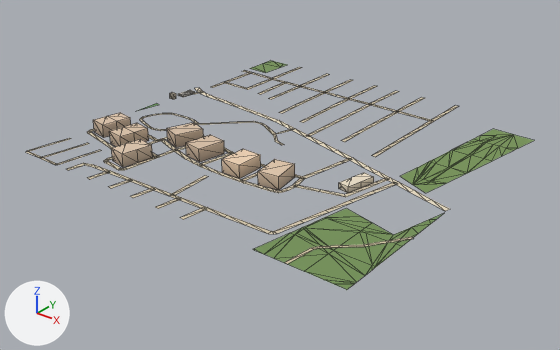
Two versions of the glTF model public/assets/bengaluru-region-v1/tiles/t20_-25-l0.glb, one commit apart.
One viewpoint serves both versions: a camera (50 mm lens) standing at (10829.0, -13011.0, 412.0) and looking at (10247.0, -12283.0, -39.0). Every picture has the same lights, and +X, +Y and +Z are marked at lower left. The older version comes first. Mesh edges are drawn as thin lines.

In view in the first picture: 'building', 'ground'.
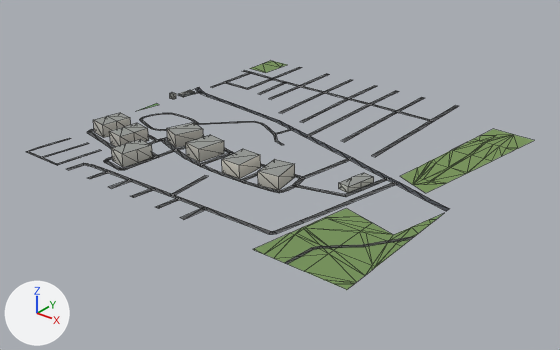
The change, as a list of edits to the scene's bpy script:
```text
Change me_building:
    used by ob_building; location = (10000.0, -12500.0, 0.0)
    remove me_building.from_pydata(...)  # 108 vertices, 140 faces; spans x -2.0..398.0, y 49.0..298.0, z 0.0..18.0
    add me_building.from_pydata(...)  # 108 vertices, 172 faces; spans x -2.0..398.0, y 49.0..298.0, z 0.0..18.0
    me_building part 1: 140 kept faces spanning x -2.0..398.0, y 49.0..298.0, z 0.0..18.0 get new vertex colours
    edits to the shape of me_building do not show in these pictures
Change me_ground:
    used by ob_ground; location = (10000.0, -12500.0, 0.0)
    verts and faces of me_ground; kept vertices keep their numbers, new ones are numbered from 654
    before: 4 (213.0, 243.0, 1.0) at pixel (272, 134), 5 (214.0, 249.0, 1.0) at pixel (276, 133)
    remove me_ground.from_pydata(...)  # 654 vertices, 609 faces; spans x -2.0..502.0, y -1.0..500.0, z 1.0
    add me_ground.from_pydata(...)  # 682 vertices, 638 faces; spans x 0.0..500.0, y 0.0..500.0, z 1.0
    me_ground part 2
    add verts[5] = (213.0, 249.0, 1.0)  # moved, pixel (275, 133)
    add verts[4] = (215.0, 243.0, 1.0)  # moved, pixel (273, 135)
    me_ground part 3
    3 vertices are removed from x -2.0..1.0, y 293.0..312.0, z 1.0
    3 faces are deleted
    4 vertices move from x 107.0..125.0, y 180.0..209.0, z 1.0 to x 108.0..125.0, y 180.0..210.0, z 1.0
    7 vertices are added at x 0.0..1.0, y 292.0..321.0, z 1.0
    7 new faces join them
    me_ground part 4
    17 vertices are removed from x 2.0..501.0, y 2.0..463.0, z 1.0
    49 faces are deleted
    6 vertices move from x -2.0..502.0, y -1.0..194.0, z 1.0 to x 0.0..500.0, y 0.0..202.0, z 1.0
    18 vertices are added at x 0.0..500.0, y 0.0..493.0, z 1.0
    11 new vertices lie (0.0, -6.0, 0.0) away from vertices in x 125.0..360.0, y 500.0, z 1.0
    7 new vertices lie (0.0, 35.0, 0.0) away from vertices in x 120.0..360.0, y 424.0, z 1.0
    5 new vertices lie (0.0, -35.0, 0.0) away from vertices in x 62.0..218.0, y 493.0..494.0, z 1.0
    74 new faces join them
    me_ground part 5: 412 kept faces spanning x 0.0..500.0, y 0.0..428.0, z 1.0 get new vertex colours; the middle colour goes from beige #d7c9ae to dark grey #535556
```

Changed parts and their boxes [x1, y1, x2, y2] in the pictures (560 x 350 px; the box of a moved part takes in the faces that stretch with it):
part 1 of me_building, recoloured
    both: [93, 90, 374, 193]
part 2 of me_ground, moved or reshaped
    both: [264, 126, 281, 135]
part 3 of me_ground, reshaped
    before: [195, 88, 221, 137]
    after: [195, 87, 221, 137]
part 4 of me_ground, reshaped
    before: [28, 67, 459, 264]
    after: [30, 67, 459, 264]
part 5 of me_ground, recoloured
    both: [27, 73, 438, 249]
